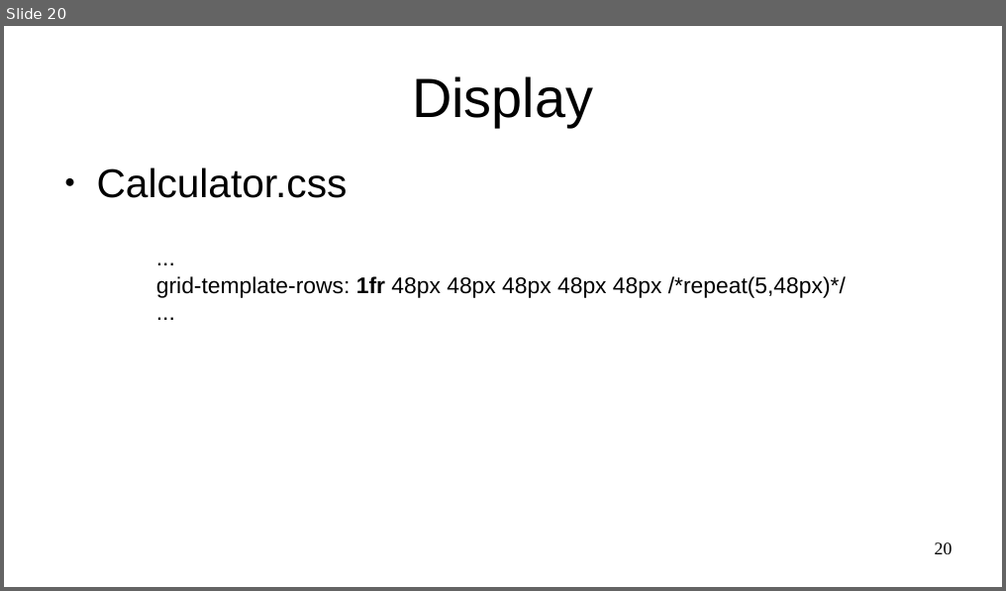
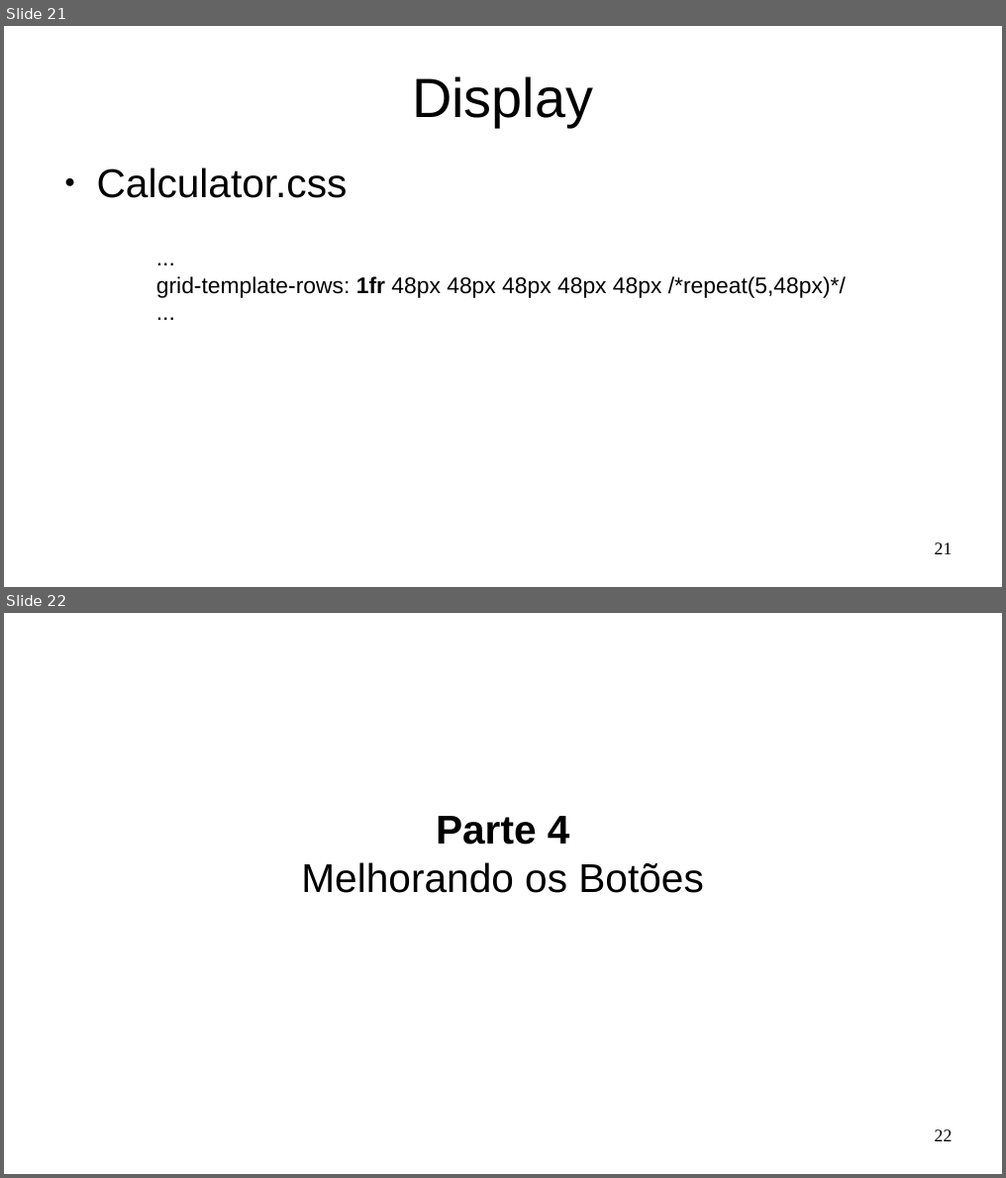
Before and after one commit to Marques-Dev/WEB_2020-1, a slide deck: SLIDES/aula02.odp. Shown one above the other, each under a label of ours: slide 20 before the commit, slides 21 and 22 after it. The pictures are 1006x591 and 1006x1178 pixels, drawn with LibreOffice and Linux fonts; fonts in the diff are those of the drawing. Boxes give left, top, right and bottom in pixels: in the first picture for what was removed or moved away, otherwise in the second. Text is boxed around its words. In the diff, an @@ line names an element or a change of style, - is before the commit and + after.

```diff
--- a/SLIDES/aula02.odp
+++ b/SLIDES/aula02.odp
@@ slide 22 added at (x1=4, y1=613, x2=1002, y2=1174), background #FFFFFF @@
@@ subtitle added at (x1=301, y1=816, x2=703, y2=893), 32 pt, text #000000 @@
+Parte 4
+Melhorando os Botões
@@ page number added at (x1=935, y1=1130, x2=952, y2=1142), 14 pt, text #000000 @@
+22
@@ what was slide 20 is now slide 21 @@
@@ page number at (x1=935, y1=543, x2=952, y2=555): text changed @@
-20
+21
```
Also in this commit, not shown: 4 other slides added, 9 other files.
